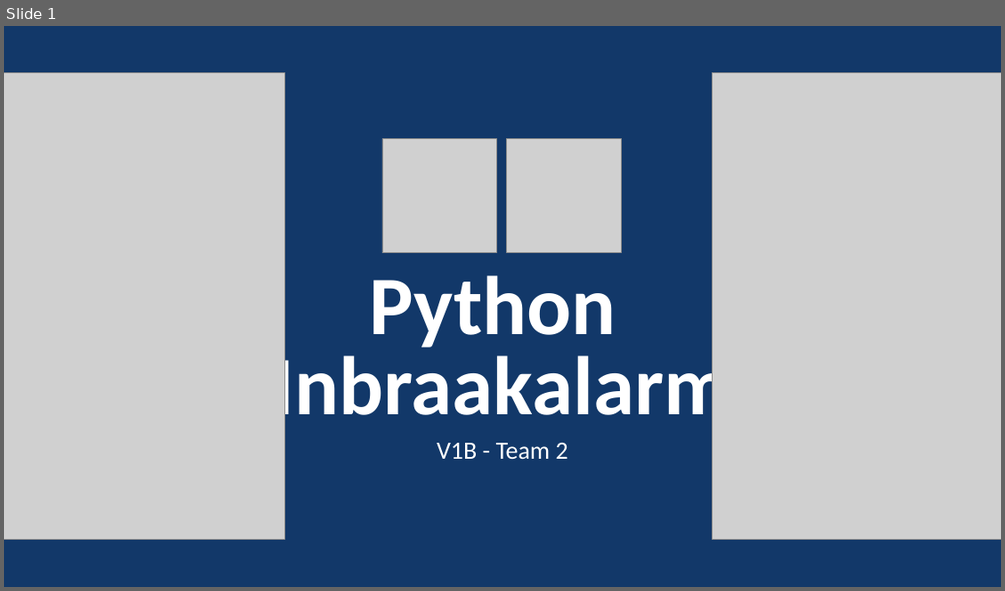
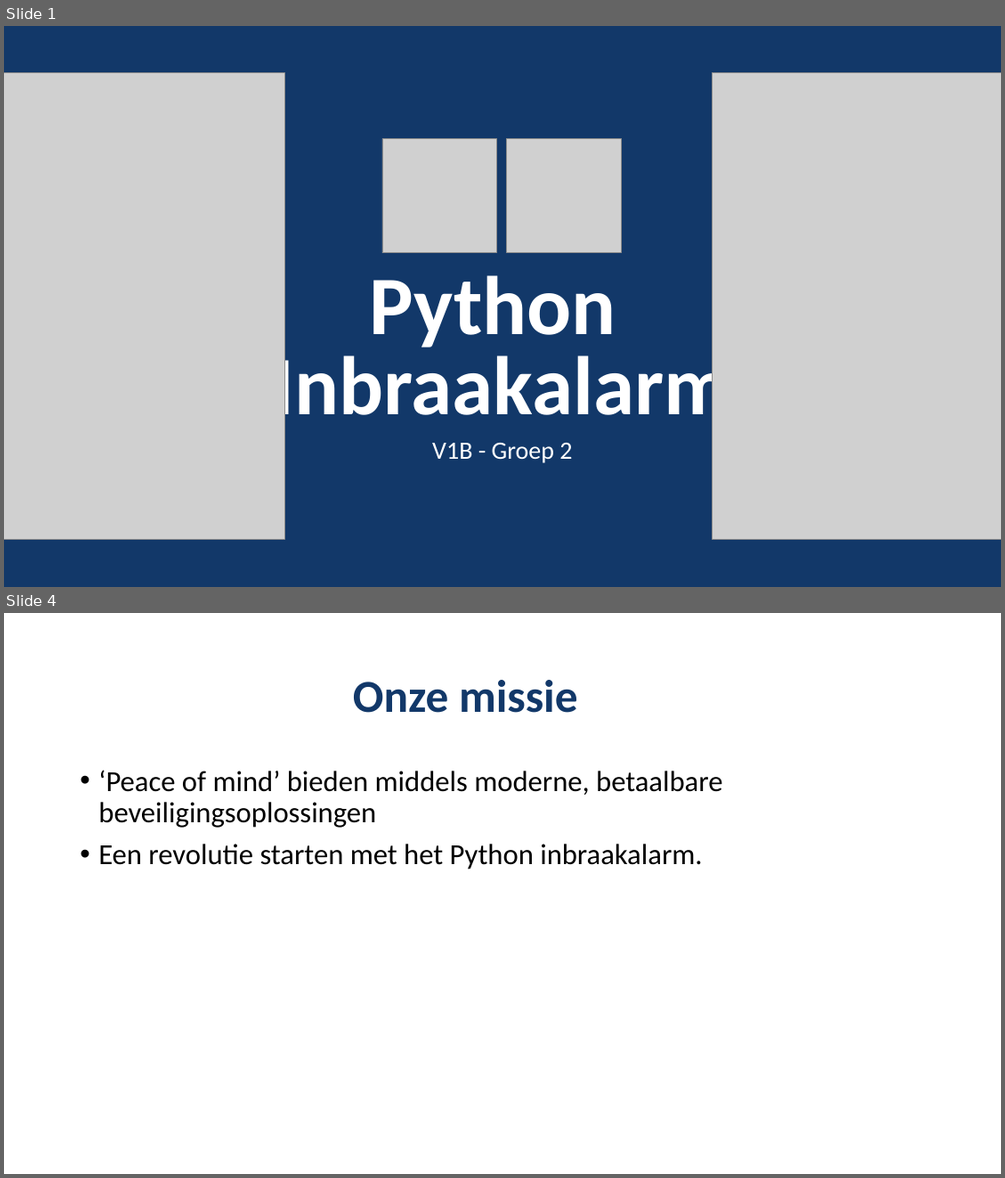
Before and after one commit to vincevannoort/miniproject-computersystems, a slide deck: presentatie/minproject-presentatie.pptx. Shown one above the other, each under a label of ours: slide 1 before the commit, slides 1 and 4 after it; the slides between them are not shown. The pictures are 1005x591 and 1005x1178 pixels, drawn with LibreOffice and Linux fonts; fonts in the diff are those of the drawing; grey boxes stand for pictures. Boxes give left, top, right and bottom in pixels: in the first picture for what was removed or moved away, otherwise in the second. Text is boxed around its words. In the diff, an @@ line names an element or a change of style, - is before the commit and + after.

```diff
--- a/presentatie/minproject-presentatie.pptx
+++ b/presentatie/minproject-presentatie.pptx
@@ slide 4 added at (4,613,1001,1174), background #FFFFFF @@
@@ title added at (353,680,578,713), 44 pt, text #123869, bold @@
+Onze missie
@@ text added at (98,770,722,869), 28 pt, text #000000 @@
+• ‘Peace of mind’ bieden middels moderne, betaalbare beveiligingsoplossingen
+• Een revolutie starten met het Python inbraakalarm.
@@ slide 1 changed as well @@
@@ subtitle at (432,443,572,463): text changed @@
-V1B - Team 2
+V1B - Groep 2
```
Also in this commit, not shown: 3 other slides changed, 6 other slides added, 8 slides removed.
